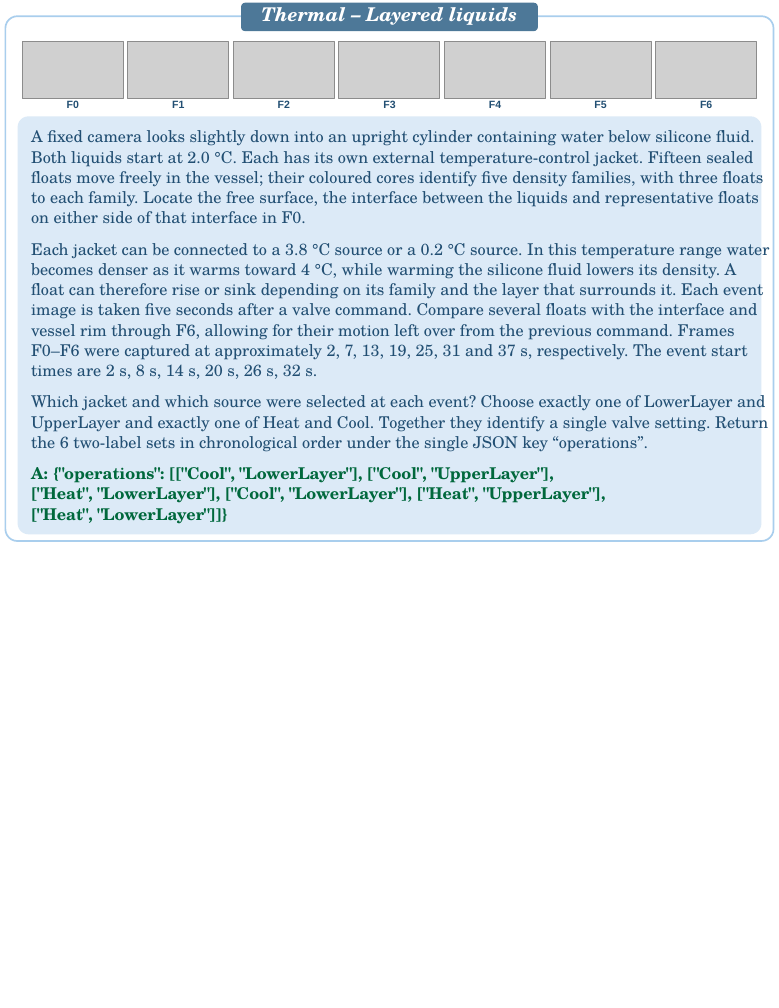
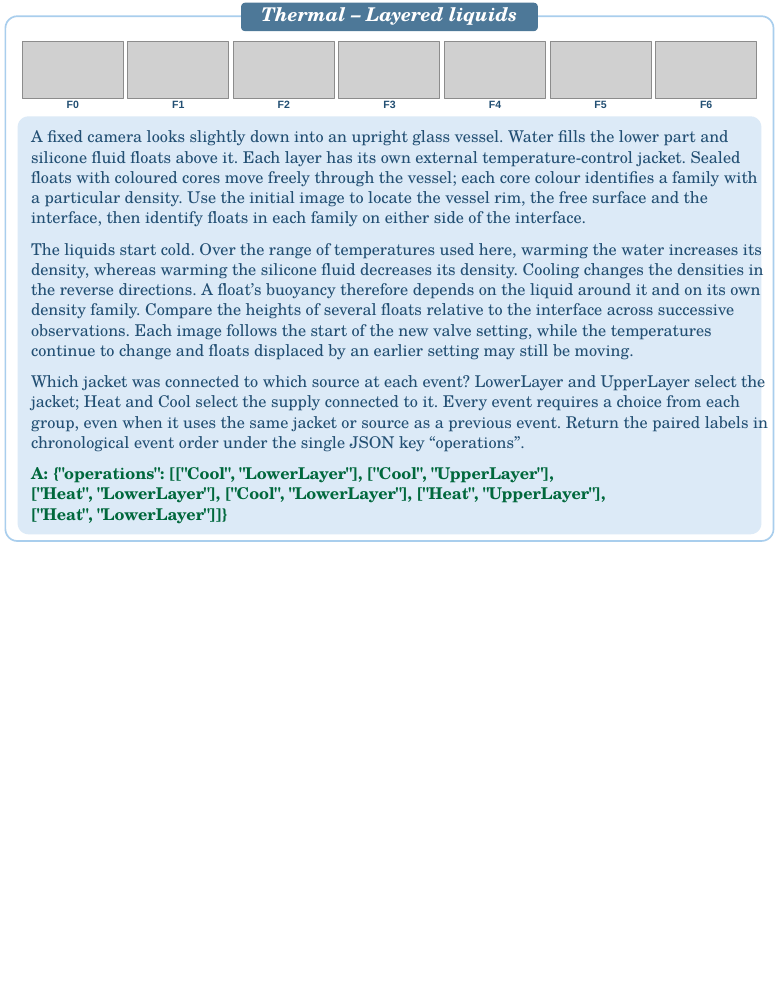
Before and after one commit to PIER-Lab/CaveBench, a slide deck: slide 6 of docs/assets/cases/CaveBench_Case_Studies.pptx. Drawn at 779x1008 pixels with LibreOffice and Linux fonts; fonts in the diff are those of the drawing; grey boxes stand for pictures. Boxes give left, top, right and bottom in pixels: in the first picture for what was removed or moved away, otherwise in the second. Text is boxed around its words. In the diff, an @@ line names an element or a change of style, - is before the commit and + after.

```diff
--- a/docs/assets/cases/CaveBench_Case_Studies.pptx
+++ b/docs/assets/cases/CaveBench_Case_Studies.pptx
@@ text at [31,130,758,227]: text changed @@
-A fixed camera looks slightly down into an upright cylinder containing water below silicone fluid.
-Both liquids start at 2.0 °C. Each has its own external temperature-control jacket. Fifteen sealed
-floats move freely in the vessel; their coloured cores identify five density families, with three floats
-to each family. Locate the free surface, the interface between the liquids and representative floats
-on either side of that interface in F0.
+A fixed camera looks slightly down into an upright glass vessel. Water fills the lower part and
+silicone fluid floats above it. Each layer has its own external temperature-control jacket. Sealed
+floats with coloured cores move freely through the vessel; each core colour identifies a family with
+a particular density. Use the initial image to locate the vessel rim, the free surface and the
+interface, then identify floats in each family on either side of the interface.
@@ text at [31,243,762,360]: text changed @@
-Each jacket can be connected to a 3.8 °C source or a 0.2 °C source. In this temperature range water
-becomes denser as it warms toward 4 °C, while warming the silicone fluid lowers its density. A
-float can therefore rise or sink depending on its family and the layer that surrounds it. Each event
-image is taken five seconds after a valve command. Compare several floats with the interface and
-vessel rim through F6, allowing for their motion left over from the previous command. Frames
-F0–F6 were captured at approximately 2, 7, 13, 19, 25, 31 and 37 s, respectively. The event start
-times are 2 s, 8 s, 14 s, 20 s, 26 s, 32 s.
+The liquids start cold. Over the range of temperatures used here, warming the water increases its
+density, whereas warming the silicone fluid decreases its density. Cooling changes the densities in
+the reverse directions. A float’s buoyancy therefore depends on the liquid around it and on its own
+density family. Compare the heights of several floats relative to the interface across successive
+observations. Each image follows the start of the new valve setting, while the temperatures
+continue to change and floats displaced by an earlier setting may still be moving.
@@ text at [31,375,765,452]: text changed @@
-Which jacket and which source were selected at each event? Choose exactly one of LowerLayer and
-UpperLayer and exactly one of Heat and Cool. Together they identify a single valve setting. Return
-the 6 two-label sets in chronological order under the single JSON key “operations”.
+Which jacket was connected to which source at each event? LowerLayer and UpperLayer select the
+jacket; Heat and Cool select the supply connected to it. Every event requires a choice from each
+group, even when it uses the same jacket or source as a previous event. Return the paired labels in
+chronological event order under the single JSON key “operations”.
```
Also in this commit, not shown: 19 other slides changed.
